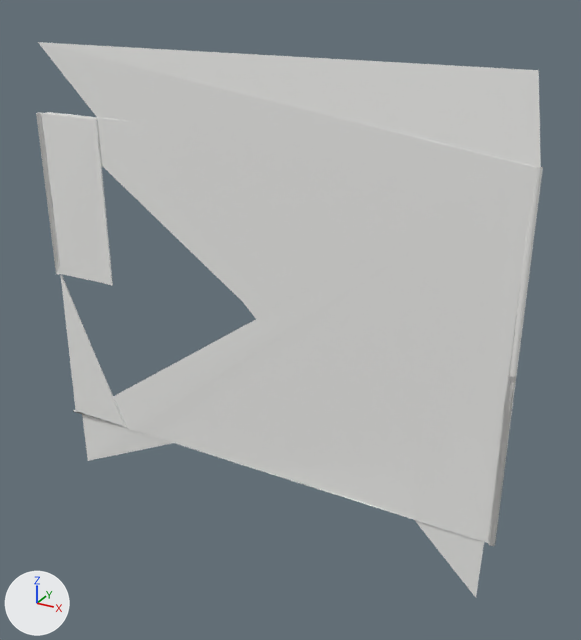
Two versions of the glTF model models/mrsim/7x7DiveGate.glb, one commit apart.
Camera for both pictures: a 50 mm camera at (2.25, -3.65, 1.86) aimed at (0.19, 0.1, -0.02). Arrows for +X, +Y and +Z are at lower left; the lights stay in place. The older version comes first. Vertices at exactly the same position are counted once.
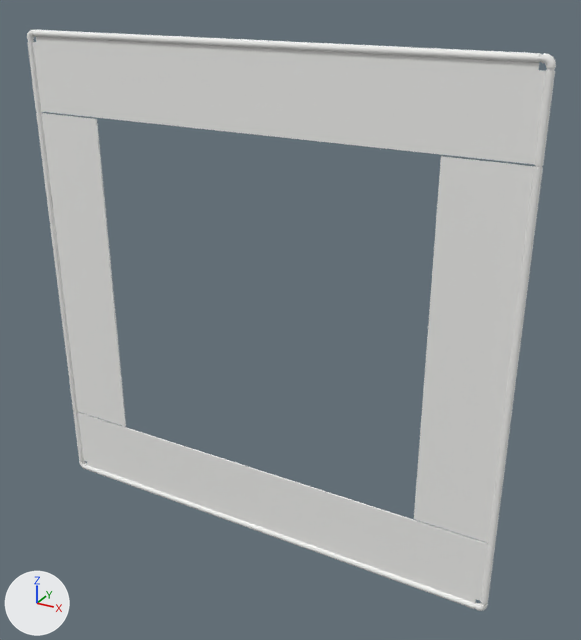
Edits to the bpy script that builds the scene:
```text
Change me_mesh_0:
    used by ob_mesh_0; location = (0.0, 0.0, 0.0)
    remove me_mesh_0.from_pydata(...)  # 224 vertices, 511 faces; spans x -1.52..1.52, y -0.02..0.02, z -1.45..1.45
    add me_mesh_0.from_pydata(...)  # 2356 vertices, 4668 faces; spans x -1.52..1.52, y -0.02..0.02, z -1.52..1.52
    me_mesh_0 part 1: a new loose piece, a 32-sided cylinder along x spanning x -1.45..1.45, y -0.02..0.02, z 1.48..1.52, in mat_material_0 (white #f3f3f1)
    me_mesh_0 part 2: a new loose piece, a 32-sided cylinder along z spanning x -1.52..-1.48, y -0.02..0.02, z 1.05..1.45, in mat_material_0 (white #f3f3f1)
    me_mesh_0 part 3: a new loose piece, a 32-sided cylinder along z spanning x 1.48..1.52, y -0.02..0.02, z 1.05..1.45, in mat_material_0 (white #f3f3f1)
    me_mesh_0 part 4: a new loose piece, a 32-sided cylinder along x spanning x -1.45..1.45, y -0.02..0.02, z -1.52..-1.48, in mat_material_0 (white #f3f3f1)
    me_mesh_0 part 5: a new loose piece, a 32-sided cylinder along z spanning x -1.52..-1.48, y -0.02..0.02, z -1.45..-1.05, in mat_material_0 (white #f3f3f1)
    me_mesh_0 part 6: a new loose piece, a 32-sided cylinder along z spanning x 1.48..1.52, y -0.02..0.02, z -1.45..-1.05, in mat_material_0 (white #f3f3f1)
    me_mesh_0 part 7: a new loose piece, a 32-sided cylinder along z spanning x 1.484..1.516, y -0.016..0.016, z 1.0..1.48, in mat_material_0 (white #f3f3f1)
    me_mesh_0 part 8: a new loose piece of 300 vertices spanning x 1.47..1.52, y -0.02..0.02, z -1.52..-1.47, in mat_material_0 (white #f3f3f1)
    me_mesh_0 part 9: a new loose piece of 300 vertices spanning x -1.52..-1.47, y -0.02..0.02, z 1.46..1.52, in mat_material_0 (white #f3f3f1)
    me_mesh_0 part 10: a new loose piece of 300 vertices spanning x 1.47..1.52, y -0.02..0.02, z 1.46..1.52, in mat_material_0 (white #f3f3f1)
    me_mesh_0 part 11: 19 vertices added at x -1.5..1.5, y 0.0, z -1.5..-1.05
    me_mesh_0 part 12: 17 vertices added at x -1.5..1.5, y 0.0, z 1.05..1.5
    other edits to the shape of me_mesh_0 do not show in these pictures
```

Changed parts and their boxes (x1, y1, x2, y2) in the pictures (581 x 640 px):
'Mesh_0', reshaped: before (36, 42, 543, 597); after (27, 29, 556, 611)
part 1 of me_mesh_0, added: after (34, 30, 541, 63)
part 2 of me_mesh_0, added: after (27, 42, 41, 112)
part 3 of me_mesh_0, added: after (534, 71, 555, 166)
part 4 of me_mesh_0, added: after (86, 465, 476, 609)
part 5 of me_mesh_0, added: after (73, 412, 83, 461)
part 6 of me_mesh_0, added: after (481, 545, 495, 604)
part 7 of me_mesh_0, added: after (535, 68, 555, 168)
part 8 of me_mesh_0, added: after (476, 603, 488, 611)
part 9 of me_mesh_0, added: after (27, 29, 35, 40)
part 10 of me_mesh_0, added: after (542, 53, 556, 68)
part 11 of me_mesh_0, added: after (78, 412, 488, 603)
part 12 of me_mesh_0, added: after (33, 37, 545, 164)
